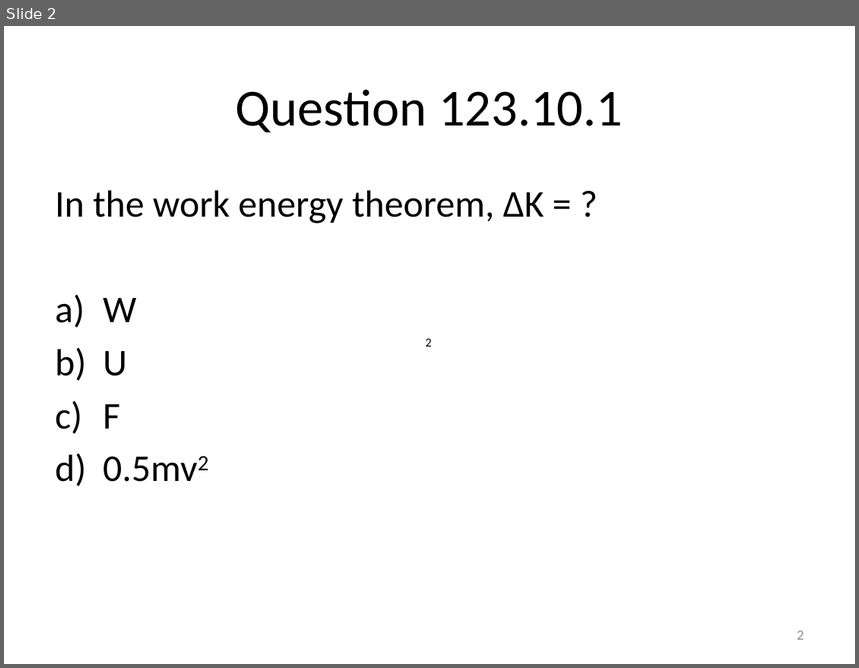
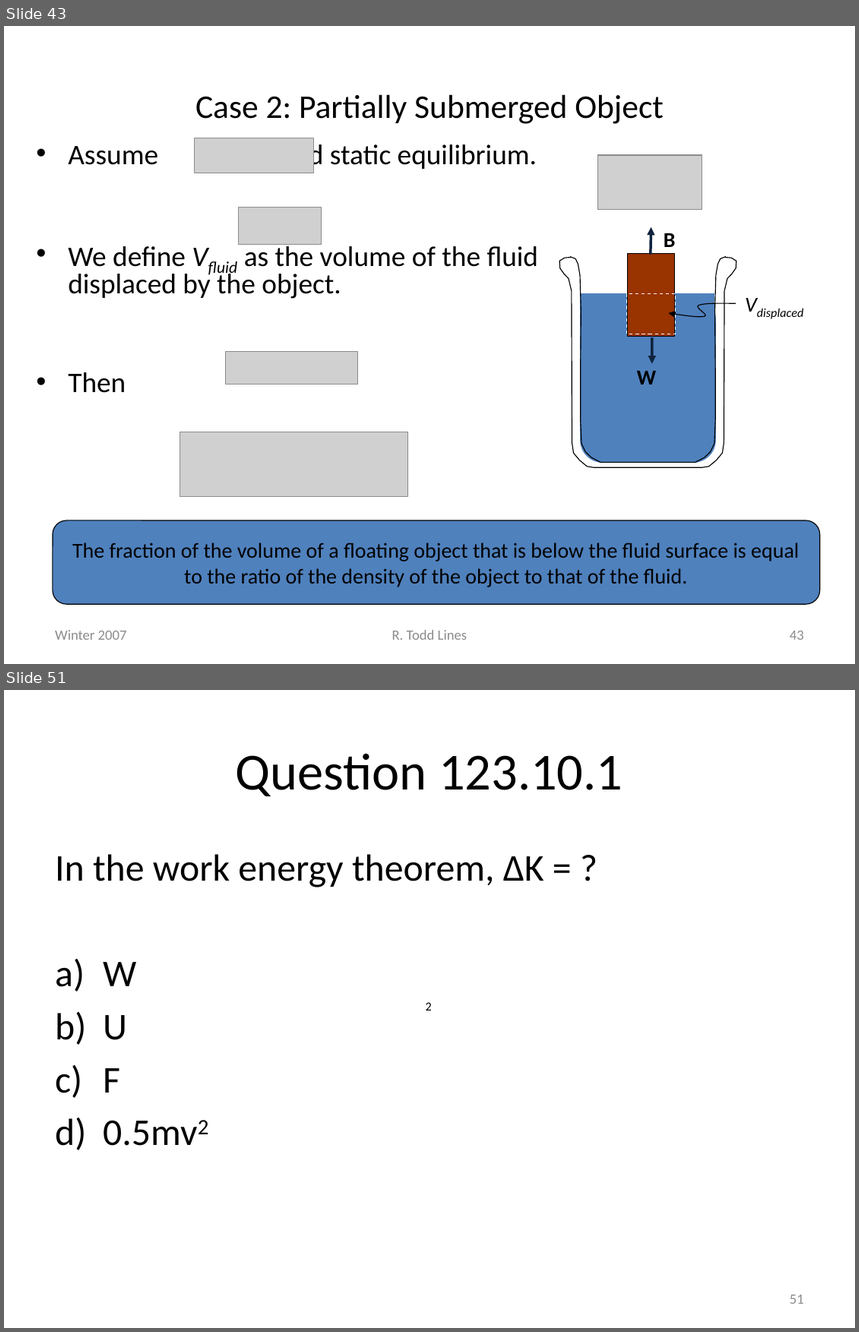
Before and after one commit to rtlines/Introductory-Physics-II, a slide deck: Lecture_Slides/PH 123 Lecture 26.pptx. Shown one above the other, each under a label of ours: slide 2 before the commit, slides 43 and 51 after it; the slides between them are not shown. The pictures are 859x668 and 859x1332 pixels, drawn with LibreOffice and Linux fonts; fonts in the diff are those of the drawing; grey boxes stand for pictures. Boxes give left, top, right and bottom in pixels: in the first picture for what was removed or moved away, otherwise in the second. Text is boxed around its words. In the diff, an @@ line names an element or a change of style, - is before the commit and + after.

```diff
--- a/Lecture_Slides/PH 123 Lecture 26.pptx
+++ b/Lecture_Slides/PH 123 Lecture 26.pptx
@@ slide 43 added at (4, 26, 855, 664), background #FFFFFF @@
@@ title added at (196, 94, 664, 124), 28 pt, text #000000 @@
+Case 2: Partially Submerged Object
@@ picture added at (195, 138, 314, 173) @@
@@ text added at (68, 141, 539, 393), 24 pt, text #000000 @@
+• Assume and static equilibrium.
+• We define Vfluid as the volume of the fluid displaced by the object.
+• Then
@@ picture added at (598, 155, 703, 210) @@
@@ picture added at (239, 208, 322, 245) @@
@@ group added at (560, 227, 828, 468): 5 freeform shapes, 3 rectangles, 3 texts, 2 arrows, 1 rounded rectangle @@
+W
+B
+Vdisplaced
@@ picture added at (226, 351, 358, 385) @@
@@ picture added at (180, 433, 408, 496) @@
@@ rounded rectangle added at (53, 521, 820, 604), fill #4F81BD, outline #000000 0.75 pt, 18 pt, text #000000 @@
+The fraction of the volume of a floating object that is below the fluid surface is equal to the ratio of the density of the object to that of the fluid.
@@ text added at (55, 630, 127, 640), 12 pt, text #8C8C8C @@
+Winter 2007
@@ text added at (392, 630, 467, 640), 12 pt, text #8C8C8C @@
+R. Todd Lines
@@ page number added at (790, 631, 804, 640), 12 pt, text #8C8C8C @@
+43
@@ what was slide 2 is now slide 51 @@
@@ page number at (790, 1295, 804, 1304): text changed @@
-2
+51
```
Also in this commit, not shown: 49 other slides added, 1 slide removed, 48 other files.
